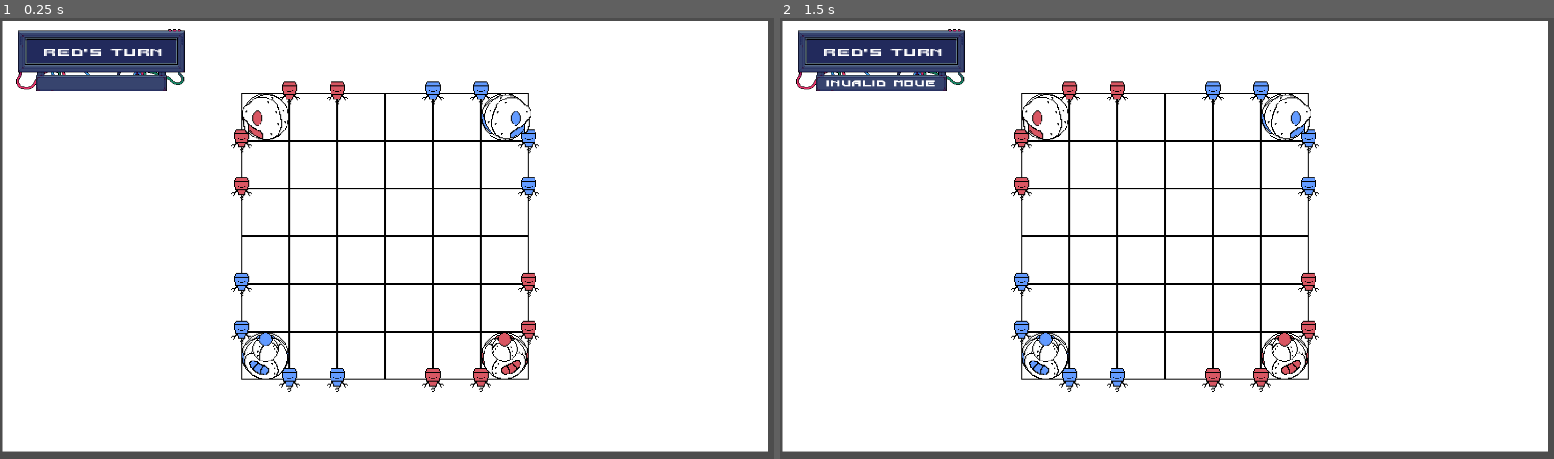
Above: before the commit, frames 1-2 (left to right).
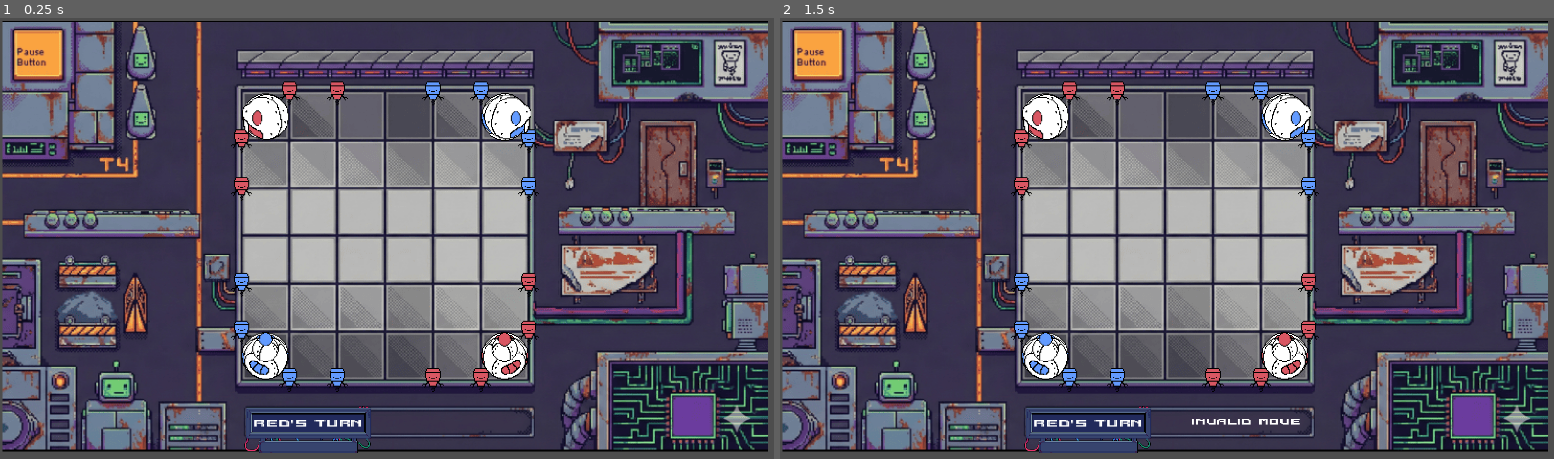
Above: after the commit, the same moments.

Repository: Kumm-feldt/capstone-project
Game: Godot game, scene res://scenes/main/Main.tscn
The game is run twice, just before and just after one commit, with the same random seed, the same clock (stepped at 60 frames per second) and the same inputs.
Inputs (mouse positions are in pixels of both pictures, inside the frame that each line leads up to):
- Up to frame 1 (0.25 s): no input
- Up to frame 2 (1.5 s): tap Enter at 0.5 s; move the mouse to (1352, 220) at 0.52 s; click (1352, 220) at 0.67 s; tap Space at 1.25 s; move the mouse to (1019, 264) at 1.27 s; click (1019, 264) at 1.42 s

The runs differ from the first frame. In frame 1, 93% of the frame differs, in the area x 0-100%, y 0-99%; in frame 2, 93%.

Commit message:
softserve autoload document

Diff:
--- /dev/null
+++ b/new-game-project/autoload/SoftserveClient.gd
@@ -0,0 +1,98 @@
+extends Node
+
+var SOFTSERVE_URL = "https://softserve.harding.edu"
+var PLAYER_NAME = "aivai-demo-player-5"
+var PLAYER_EMAIL = "akummerfeldt@harding.edu"
+
+var EVENT_NAME = "mirror"
+var token = ""
+@onready var http_request = $"."
+
+# ============================================
+# 1. GET TOKEN
+# ============================================
+# Try to load token from file,
+# if loaded correctly returns the content,
+# otherwise null
+func load_token_from_file():
+	var file = FileAccess.open("./res://%s_token.txt" % PLAYER_NAME, FileAccess.READ)
+	if not file:
+		return null
+	var content = file.get_as_text()
+	return content
+
+func save_to_file(content):
+	var file = FileAccess.open("./res://%s_token.txt" % PLAYER_NAME, FileAccess.WRITE)
+	file.store_string(content)
+
+func get_token():
+	token = load_token_from_file()
+	if token == null:
+		var body = JSON.stringify({
+			"name": PLAYER_NAME,
+			"email": PLAYER_EMAIL
+			})
+		var _request = http_request.request(SOFTSERVE_URL + "/player/create",
+		body, HTTPClient.METHOD_GET)
+
+		if _request != OK:
+			push_error("An error occurred in the HTTP request.")
+
+		token = JSON.parse_string(_request.get_string_from_utf8())
+
+		# save token into file
+		save_to_file(token)
+
+		token = token[0]
+	print(token)
+
+
+# ============================================
+# 2. /aivai LOOP
+# ============================================
+func request_state_softserve():
+	var body = JSON.stringify({
+		"event": EVENT_NAME,
+		"player": PLAYER_NAME})
+
+	var _request = http_request.request(SOFTSERVE_URL+"/aivai/play-state",
+	body, HTTPClient.METHOD_GET)
+
+	if _request != OK:
+		push_error("An error occurred in the HTTP request.")
+
+	# Check for HTTP 204, which means that no games are currently
+	# waiting for our player to move; try again in a few seconds
+	if _request.get_http_client_status() == 204:
+		# wait 2 seconds
+		await get_tree().create_timer(2).timeout
+	var json = JSON.parse_string(_request.get_string_from_utf8())
+	var state = json["state"]
+	var action_id = json["action_id"]
+
+	print("State: %s" %state)
+	# call our AI
+	# Send that action back to Softserve with /aivai/submit-action
+	# https://softserve.harding.edu/docs#/aivai/aivai_submit_action_aivai_submit_action_post
+
+	var action = request_ai_action()
+
+	body = JSON.stringify({
+		"action": action,
+		"action_id": action_id,
+		"player": PLAYER_NAME,
+		"token": token})
+
+	_request = http_request.request(SOFTSERVE_URL+"/aivai/submit-action",
+	body, HTTPClient.METHOD_GET)
+
+	if _request != OK:
+		push_error("An error occurred in the HTTP request.")
+
+
+# ============================================
+# REQUEST AI ACTION
+# ============================================
+func request_ai_action():
+	var action = "x.....x" # get action from AI
+	return action
--- /dev/null
+++ b/new-game-project/autoload/SoftserveClient.tscn
@@ -0,0 +1,6 @@
+[gd_scene load_steps=2 format=3 uid="uid://dxmu8ueb4o7en"]
+
+[ext_resource type="Script" uid="uid://c2qf3b7qtlmen" path="res://autoload/SoftserveClient.gd" id="1_oe266"]
+
+[node name="HTTPRequest" type="HTTPRequest"]
+script = ExtResource("1_oe266")
--- a/new-game-project/project.godot
+++ b/new-game-project/project.godot
@@ -18,6 +18,7 @@
 [autoload]
 
 GameState="*res://autoload/GameState.gd"
+SoftserveClient="*res://autoload/SoftserveClient.gd"
 
 [display]
 
--- a/new-game-project/scenes/UI.tscn
+++ b/new-game-project/scenes/UI.tscn
@@ -11,10 +11,10 @@
 script = ExtResource("1_5en4g")
 
 [node name="PanelContainer" type="PanelContainer" parent="."]
-offset_left = 39.0
-offset_top = 27.0
-offset_right = 123.78259
-offset_bottom = 103.3988
+offset_left = 587.0
+offset_top = 933.99994
+offset_right = 650.8451
+offset_bottom = 991.5316
 scale = Vector2(4.776097, 1.9467547)
 size_flags_horizontal = 4
 size_flags_vertical = 0
@@ -33,13 +33,13 @@
 anchor_top = 0.5
 anchor_right = 0.5
 anchor_bottom = 0.5
-offset_left = -27.97181
-offset_top = -17.452986
-offset_right = 50.02819
-offset_bottom = -3.45298
+offset_left = -26.893734
+offset_top = -14.117043
+offset_right = 51.106262
+offset_bottom = -0.11703682
 grow_horizontal = 2
 grow_vertical = 2
-scale = Vector2(0.7761752, 1.093265)
+scale = Vector2(0.70587784, 1.0247622)
 size_flags_horizontal = 4
 theme_override_fonts/font = ExtResource("2_ro3t7")
 theme_override_font_sizes/font_size = 12
@@ -47,10 +47,10 @@
 
 [node name="InvalidaLabel" type="Label" parent="PanelContainer/MarginContainer/Control"]
 layout_mode = 0
-offset_left = 12.143808
-offset_top = 61.64105
-offset_right = 181.73888
-offset_bottom = 83.64105
+offset_left = 81.028656
+offset_top = 13.869263
+offset_right = 250.62372
+offset_bottom = 35.869267
 scale = Vector2(0.36543104, 0.4958505)
 theme_override_fonts/font = ExtResource("2_ro3t7")
 theme_override_font_sizes/font_size = 20
Not shown, added: new-game-project/Images/backButton.png.import
Not shown, added: new-game-project/Images/game screen LAYOUTS/ColorSelectLAYOUT.png.import
Not shown, added: new-game-project/Images/game screen LAYOUTS/difficultySelectLAYOUT.png.import
Not shown, added: new-game-project/Images/game screen LAYOUTS/gameBoardLAYOUT.png.import
Not shown, added: new-game-project/Images/game screen LAYOUTS/gamemodeSelectLAYOUT.png.import
Not shown, added: new-game-project/Images/game screen LAYOUTS/mainMenuLAYOUT.png.import
Not shown, added: new-game-project/autoload/SoftserveClient.gd.uid
Binary file changed: new-game-project/sprites/board/board.png
Not shown, changed: new-game-project/.DS_Store
Not shown, added: new-game-project/Images/.DS_Store
Not shown, changed: new-game-project/sprites/.DS_Store
